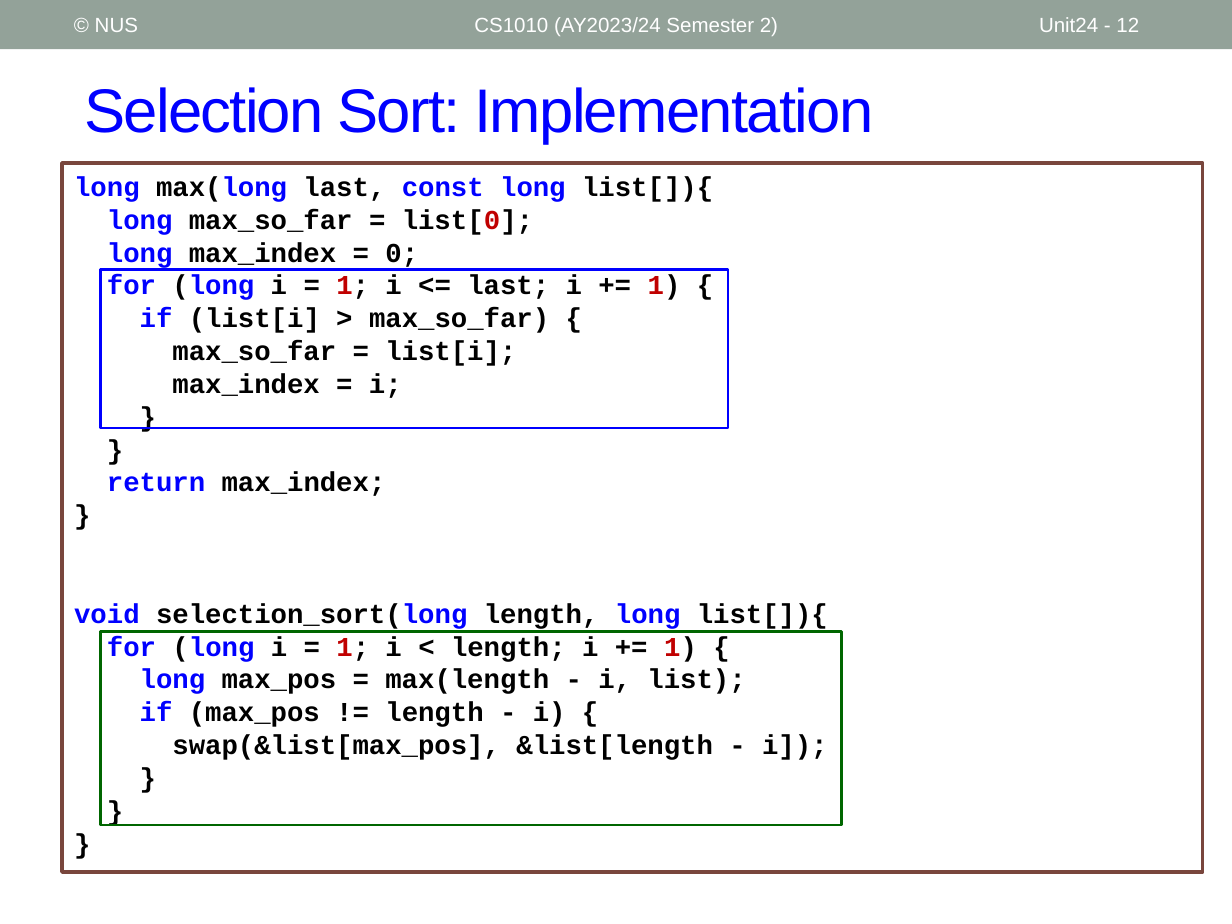
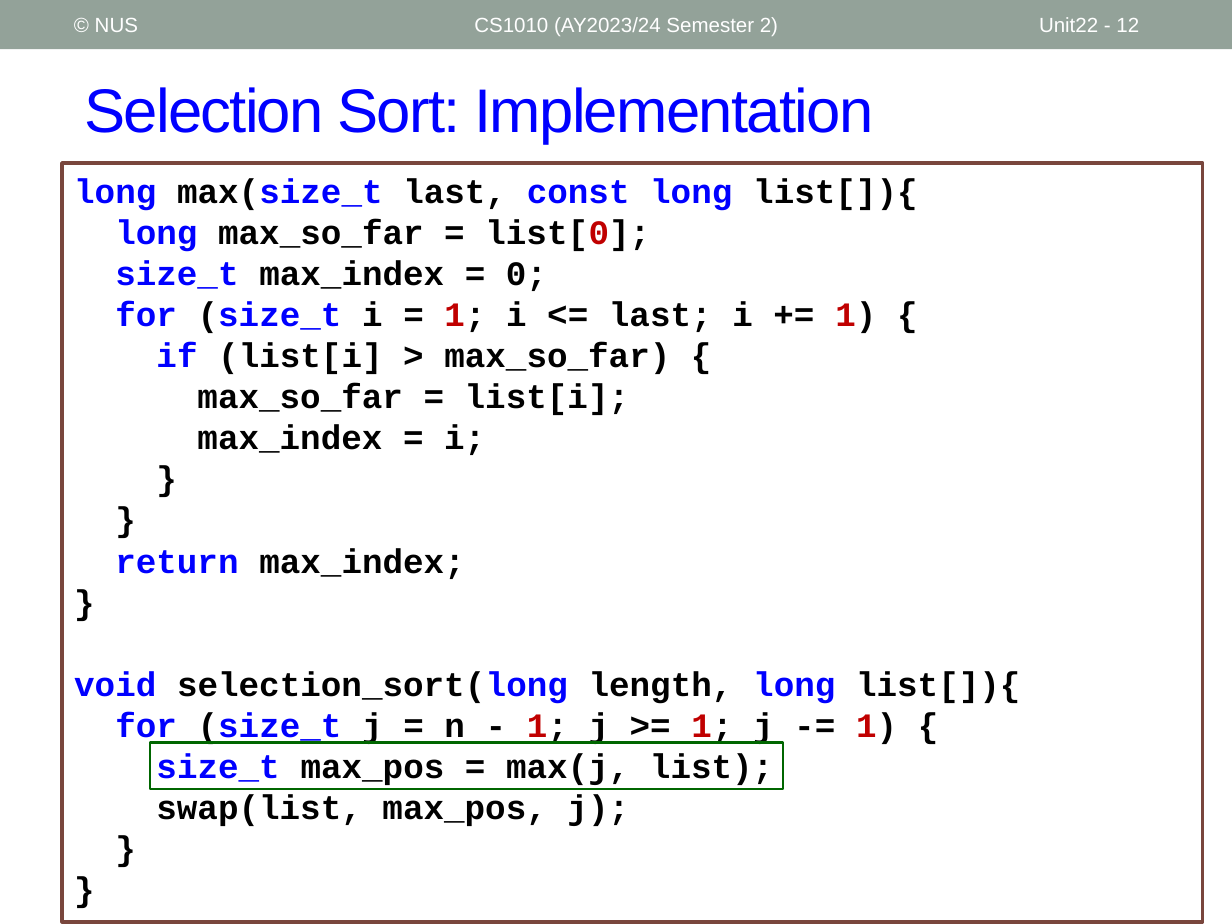
Before and after one commit to nus-cs1010-2425-s2/website, a slide deck: slide 12 of slides/Unit22_Sorting.pptx. Drawn at 1232x924 pixels with LibreOffice and Linux fonts; fonts in the diff are those of the drawing. Boxes give left, top, right and bottom in pixels: in the first picture for what was removed or moved away, otherwise in the second. Text is boxed around its words. In the diff, an @@ line names an element or a change of style, - is before the commit and + after.

```diff
--- a/slides/Unit22_Sorting.pptx
+++ b/slides/Unit22_Sorting.pptx
@@ page number at (1039, 17, 1139, 32): text changed @@
-Unit24 - 12
+Unit22 - 12
@@ text in rectangle at (62, 163, 1202, 922): paragraph removed @@
-}
@@ rectangle "long max(size_t last, const long ...": place and size @@
-rectangle "long max(size_t last, const long ..." at (62, 163, 1202, 872)
+rectangle "long max(size_t last, const long ..." at (62, 163, 1202, 922)
@@ text in rectangle at (74, 178, 917, 211): text changed; size 16 to 20 pt @@
-long max(long last, const long list[]){
+long max(size_t last, const long list[]){
@@ text in rectangle at (74, 219, 1020, 704): size 16 to 20 pt in "long max_so_far = list[0];", "if (list[i] > max_so_far) {", "max_so_far = list[i];", "max_index = i;" and 7 more places @@
@@ text in rectangle at (115, 260, 876, 333): text changed; size 16 to 20 pt @@
-long max_index = 0;
-for (long i = 1; i <= last; i += 1) {
+size_t max_index = 0;
+for (size_t i = 1; i <= last; i += 1) {
@@ rectangle removed at (100, 270, 728, 429) @@
@@ text in rectangle at (115, 712, 897, 826): text changed; size 16 to 20 pt @@
-for (long i = 1; i < length; i += 1) {
-long max_pos = max(length - i, list);
-if (max_pos != length - i) {
-swap(&list[max_pos], &list[length - i]);
+for (size_t j = n - 1; j >= 1; j -= 1) {
+size_t max_pos = max(j, list);
+swap(list, max_pos, j);
@@ rectangle: place and size @@
-rectangle at (100, 632, 841, 825)
+rectangle at (150, 743, 784, 790)
```
Also in this commit, not shown: 6 other slides changed, 1 slide added, 4 other files.
